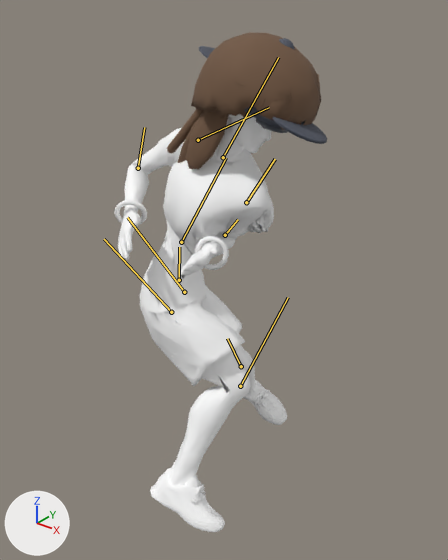
A saved change to the glTF model art/blender/golfer-motion-r6.glb.
The view is the same before and after, from a 50 mm lens placed at (1.417, -1.513, 1.83), pointed at (0.15, 0.07, 0.848). Arrows for +X, +Y and +Z are at lower left; the lights stay in place. The first picture is the older version. Both versions are drawn at frame 10 of the action 'backhand_oi_left'; the numbers are the values there. The bones that bend it are drawn over the model as lines.

Names of what the first picture shows: 'accessory_wristbandL', 'accessory_wristbandR', 'body', 'glasses_sport', 'hair_afro', 'hair_braids', 'hair_long', 'headwear_backcap', 'headwear_beanie', 'headwear_bucket', 'headwear_cap', 'headwear_visor'.
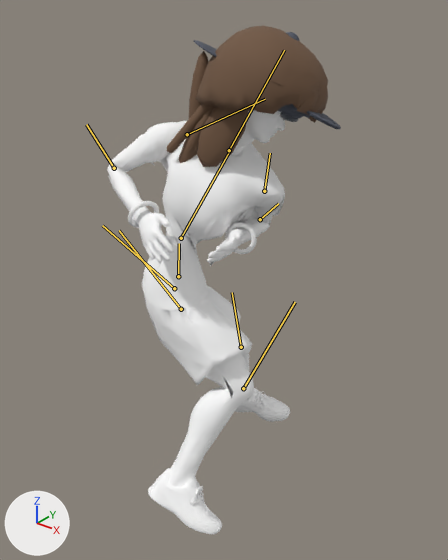
The change in detail:
Bone 'root' (bone_root) moves from (0.0, -0.134, 0.0) to (0.0, -0.119, 0.0).
Bone 'root' (bone_root) turns from (-10, -62, 9) to (-6, -40, 4) degrees about its own x, y and z.
Bone 'hipL' (bone_hipl) turns from (69, -44, -49) to (65, -36, -38) degrees about its own x, y and z.
Bone 'knL' (bone_knl) turns from (-65, 0, 0) to (-47, 0, 0) degrees about its own x, y and z.
Bone 'hipR' (bone_hipr) turns from (49, 1, 17) to (37, -18, 19) degrees about its own x, y and z.
Bone 'knR' (bone_knr) turns from (-71, 0, 0) to (-69, 0, 0) degrees about its own x, y and z.
Bone 'spine' (bone_spine) turns from (34, -142, -31) to (36, -137, -34) degrees about its own x, y and z.
Bone 'head' (bone_head) turns from (-9, 97, -9) to (0, 102, 0) degrees about its own x, y and z.
Bone 'shL' (bone_shl) turns from (-34, 39, 6) to (-58, 10, -4) degrees about its own x, y and z.
Bone 'elL' (bone_ell) turns from (139, 7, -6) to (143, 7, -5) degrees about its own x, y and z.
Bone 'shR' (bone_shr) turns from (24, 54, 53) to (22, 56, 53) degrees about its own x, y and z.
Bone 'elR' (bone_elr) turns from (105, 0, 0) to (110, 0, 0) degrees about its own x, y and z.

Location of each change, [x1, y1, x2, y2] in pixels of the pictures (448 x 560 px):
'body', posed (8% wider): before [118, 113, 287, 532]; after [107, 110, 290, 534]
'hair_afro', posed: before [191, 32, 321, 130]; after [196, 26, 328, 123]
'hair_long', posed: before [178, 109, 253, 169]; after [179, 106, 254, 167]
'headwear_visor', posed (mostly hidden afterwards): before [273, 117, 327, 143]; after [307, 111, 341, 128]
'accessory_wristbandL', posed: before [195, 236, 229, 270]; after [225, 222, 257, 254]
'hair_braids', posed: before [167, 109, 204, 153]; after [167, 104, 213, 153]
'hair_ponytail', posed (not visible before): after [189, 51, 208, 118]
'accessory_wristbandR', posed (8% taller): before [114, 200, 147, 225]; after [128, 201, 159, 228]
'headwear_beanie', posed (mostly hidden): before [244, 38, 295, 128]; after [278, 32, 303, 118]
'glasses_sport', posed: before [256, 119, 288, 133]; after [280, 112, 299, 122]
'headwear_backcap', posed (mostly hidden): before [199, 46, 215, 58]; after [194, 40, 217, 57]
'headwear_cap', posed (mostly hidden): before [272, 118, 326, 144]; after [307, 112, 340, 130]
bone 'root', root to tip: before (179, 280) to (179, 247); after (178, 276) to (179, 243)
bone 'hipL', root to tip: before (184, 292) to (127, 217); after (174, 288) to (102, 225)
bone 'knL', root to tip: before (241, 366) to (227, 338); after (241, 347) to (232, 292)
bone 'hipR', root to tip: before (171, 312) to (104, 239); after (181, 309) to (119, 230)
bone 'knR', root to tip: before (240, 386) to (288, 297); after (243, 388) to (295, 302)
bone 'spine', root to tip: before (181, 242) to (226, 158); after (181, 238) to (230, 150)
bone 'head', root to tip: before (223, 157) to (278, 57); after (229, 150) to (284, 50)
bone 'shL', root to tip: before (246, 202) to (275, 159); after (264, 191) to (270, 153)
bone 'elL', root to tip: before (225, 235) to (238, 219); after (260, 219) to (278, 203)
bone 'shR', root to tip: before (198, 140) to (269, 107); after (187, 134) to (265, 99)
bone 'elR', root to tip: before (138, 168) to (144, 127); after (114, 168) to (86, 124)
